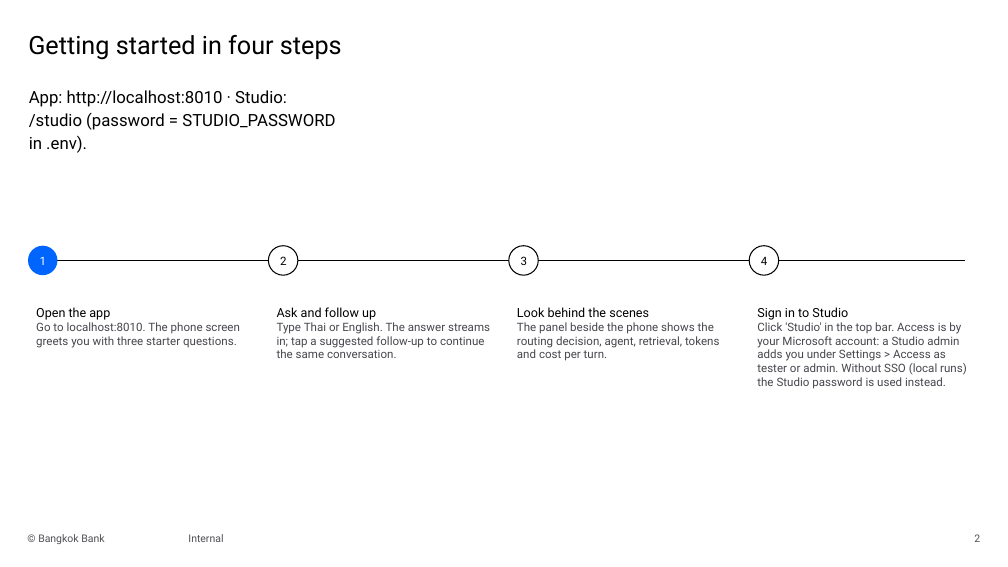
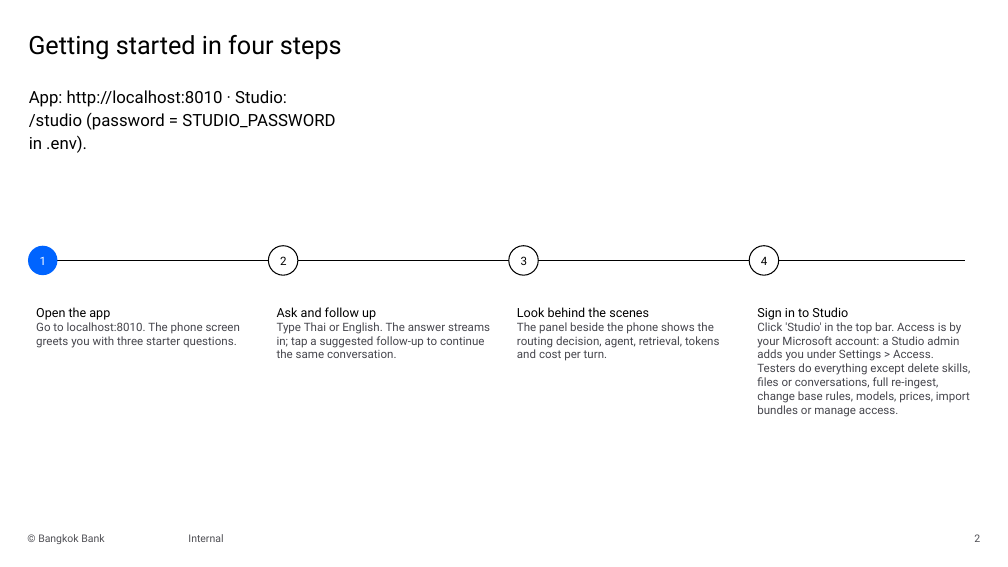
Before and after one commit to chanthaphan/agentic-rag-poc, a slide deck: slide 2 of docs/slides/bankrag-user-manual.pptx. Drawn at 1008x567 pixels with LibreOffice and Linux fonts; fonts in the diff are those of the drawing; background and template pictures are left out. Boxes give left, top, right and bottom in pixels: in the first picture for what was removed or moved away, otherwise in the second. Text is boxed around its words. In the diff, an @@ line names an element or a change of style, - is before the commit and + after.

```diff
--- a/docs/slides/bankrag-user-manual.pptx
+++ b/docs/slides/bankrag-user-manual.pptx
@@ text at box(757, 322, 970, 417): text changed @@
-Click 'Studio' in the top bar. Access is by your Microsoft account: a Studio admin adds you under Settings > Access as tester or admin. Without SSO (local runs) the Studio password is used instead.
+Click 'Studio' in the top bar. Access is by your Microsoft account: a Studio admin adds you under Settings > Access. Testers do everything except delete skills, files or conversations, full re-ingest, change base rules, models, prices, import bundles or manage access.
```
Also in this commit, not shown: 10 other files.
